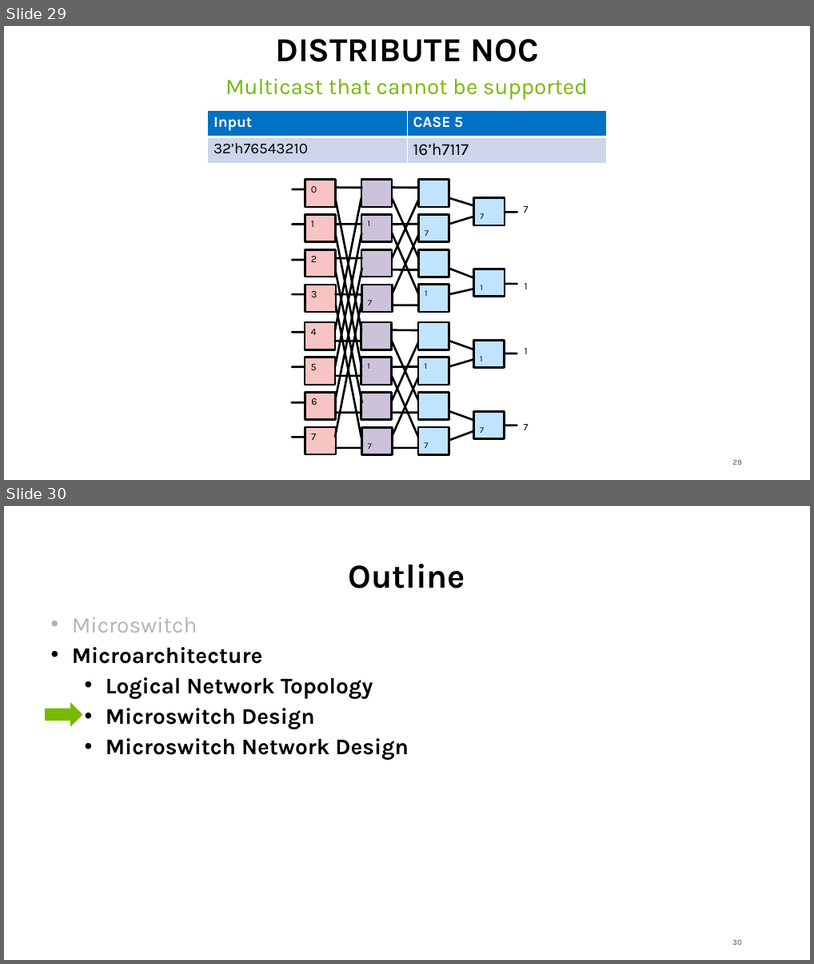
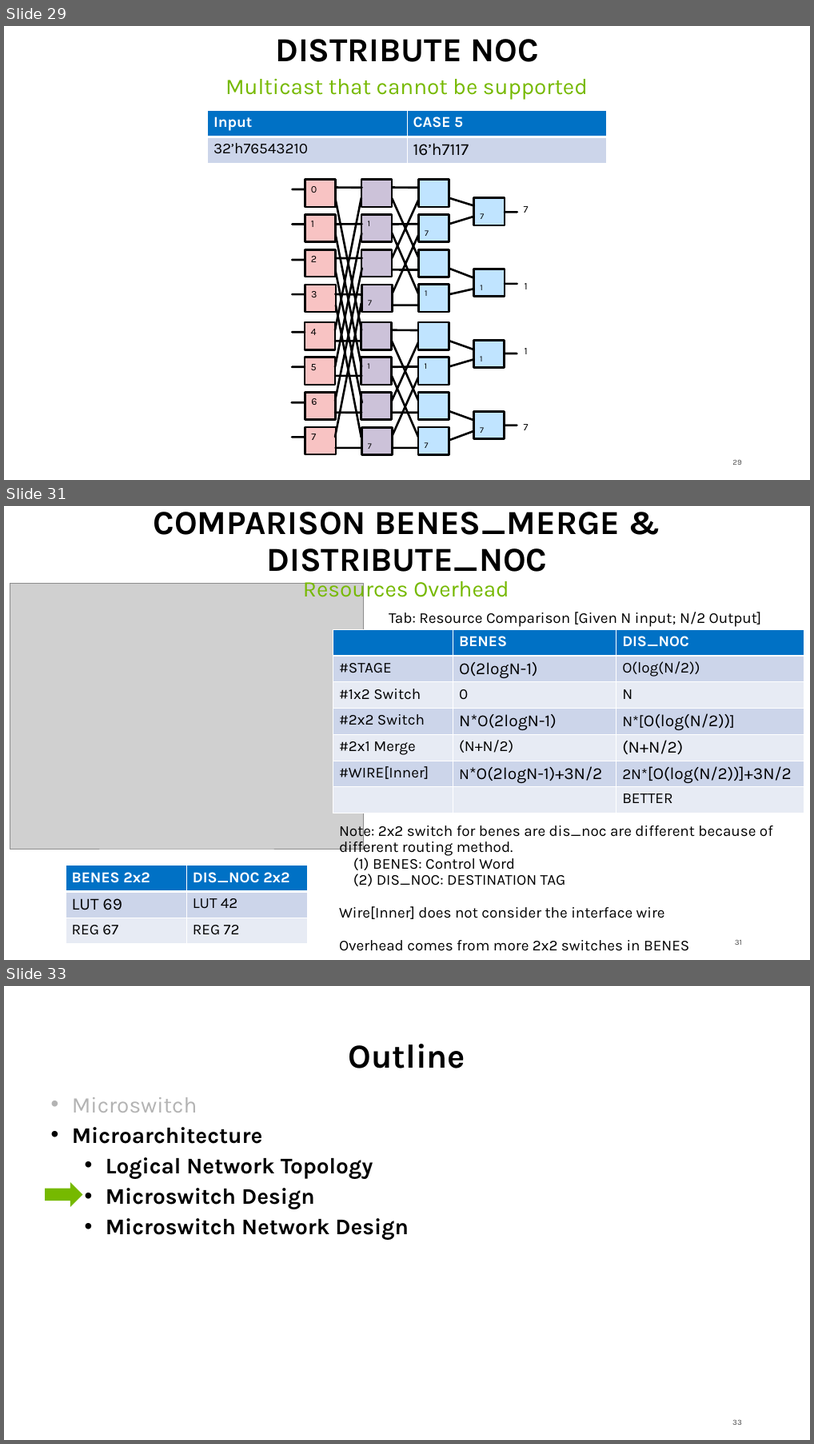
Before and after one commit to georgia-tech-synergy-lab/AcceleratorNoC, a slide deck: microswitch.pptx. Shown one above the other, each under a label of ours: slides 29 and 30 before the commit, slides 29, 31 and 33 after it; the slides between them are not shown. The pictures are 814x964 and 814x1444 pixels, drawn with LibreOffice and Linux fonts; fonts in the diff are those of the drawing; grey boxes stand for pictures. Boxes give left, top, right and bottom in pixels: in the first picture for what was removed or moved away, otherwise in the second. Text is boxed around its words. In the diff, an @@ line names an element or a change of style, - is before the commit and + after.

Commit message:
add comparison analysis in microswitch.ppt

```diff
--- a/microswitch.pptx
+++ b/microswitch.pptx
@@ slide 31 added at [4,506,810,960], background #FFFFFF; not listed: 1 template element that a slide beside it also shows @@
@@ title added at [154,512,620,572], 40 pt, text #000000, bold @@
+COMPARISON BENES_MERGE & DISTRIBUTE_NOC
@@ picture added at [10,584,364,849] @@
@@ text added at [303,581,510,601], 26.6 pt, text #76B900 @@
+Resources Overhead
@@ text added at [389,612,762,627], 18 pt, text #000000 @@
+Tab: Resource Comparison [Given N input; N/2 Output]
@@ table added at [333,629,804,812], 7 rows, 3 columns @@
+ | BENES | DIS_NOC
+#STAGE | O(2logN-1) | O(log(N/2))
+#1x2 Switch | 0 | N
+#2x2 Switch | N*O(2logN-1) | N*[O(log(N/2))]
+#2x1 Merge | (N+N/2) | (N+N/2)
+#WIRE[Inner] | N*O(2logN-1)+3N/2 | 2N*[O(log(N/2))]+3N/2
+ |  | BETTER
@@ text added at [339,822,774,951], 18 pt, text #000000 @@
+Note: 2x2 switch for benes are dis_noc are different because of different routing method.
+(1) BENES: Control Word
+(2) DIS_NOC: DESTINATION TAG
+Wire[Inner] does not consider the interface wire
+Overhead comes from more 2x2 switches in BENES
@@ table added at [66,865,308,944], 3 rows, 2 columns @@
+BENES 2x2 | DIS_NOC 2x2
+LUT 69 | LUT 42
+REG 67 | REG 72
@@ what was slide 30 is now slide 33 @@
```
Also in this commit, not shown: 1 slide changed, 2 other slides added, 1 other file.
